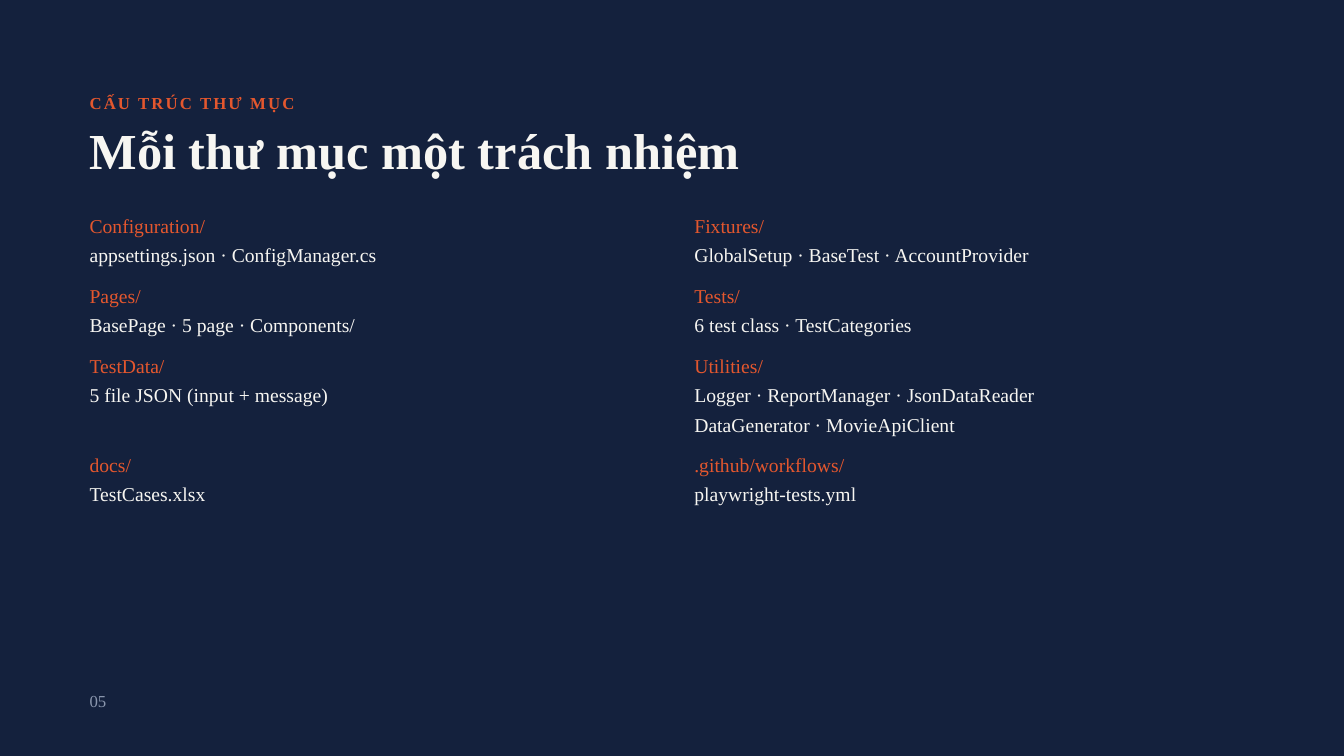
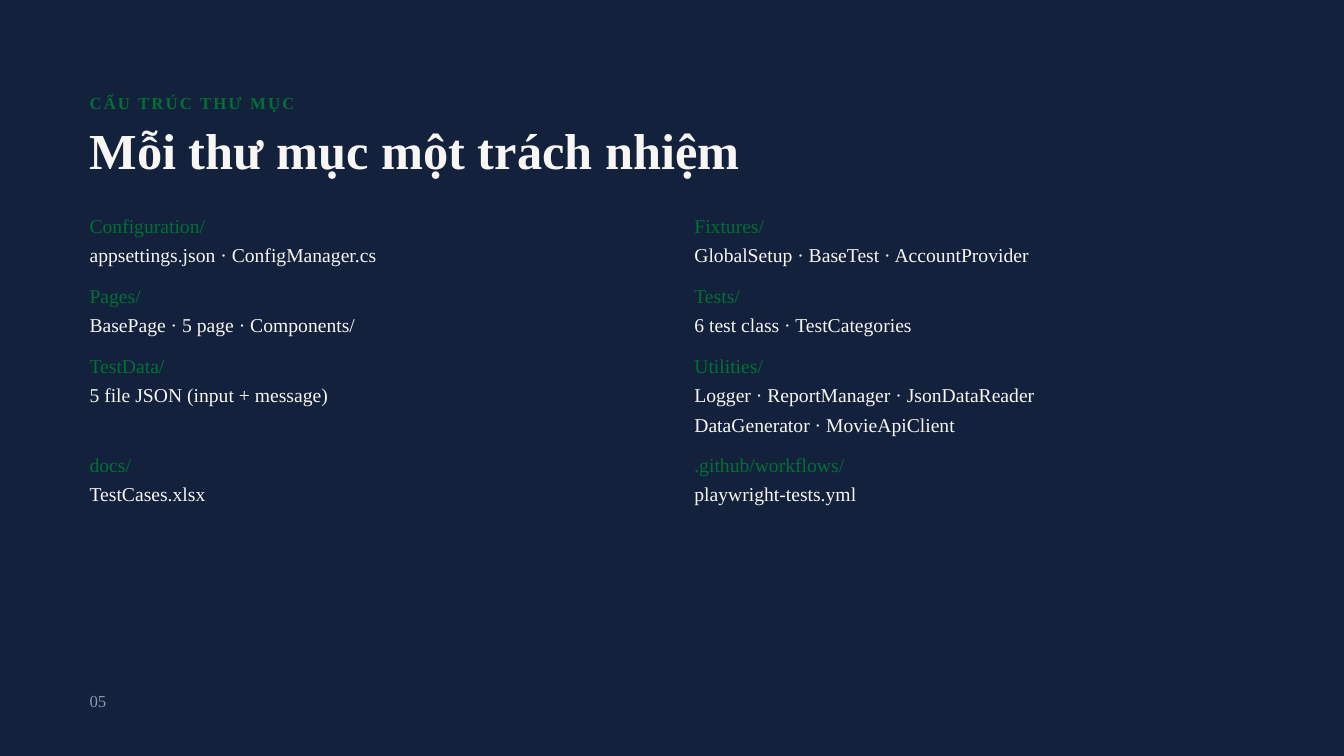
Before and after one commit to kh4nhNLK7068/CapstonePlaywrightTesting19, a slide deck: slide 5 of docs/Capstone Automation - Movie Booking.pptx. Drawn at 1344x756 pixels with LibreOffice and Linux fonts; fonts in the diff are those of the drawing. Boxes give left, top, right and bottom in pixels: in the first picture for what was removed or moved away, otherwise in the second. Text is boxed around its words. In the diff, an @@ line names an element or a change of style, - is before the commit and + after.

```diff
--- a/docs/Capstone Automation - Movie Booking.pptx
+++ b/docs/Capstone Automation - Movie Booking.pptx
@@ text "CẤU TRÚC THƯ MỤC" at (90, 96, 294, 112): text colour #E4572E to #007033 @@
@@ text at (90, 219, 205, 237): text colour #E4572E to #007033 in "Configuration/" @@
@@ text at (694, 220, 764, 233): text colour #E4572E to #007033 in "Fixtures/" @@
@@ text at (90, 290, 141, 307): text colour #E4572E to #007033 in "Pages/" @@
@@ text at (694, 290, 739, 303): text colour #E4572E to #007033 in "Tests/" @@
@@ text at (694, 359, 763, 373): text colour #E4572E to #007033 in "Utilities/" @@
@@ text at (90, 360, 165, 373): text colour #E4572E to #007033 in "TestData/" @@
@@ text at (90, 458, 131, 472): text colour #E4572E to #007033 in "docs/" @@
@@ text at (694, 458, 844, 476): text colour #E4572E to #007033 in ".github/workflows/" @@
```
Also in this commit, not shown: 12 other slides changed, 1 other file.
